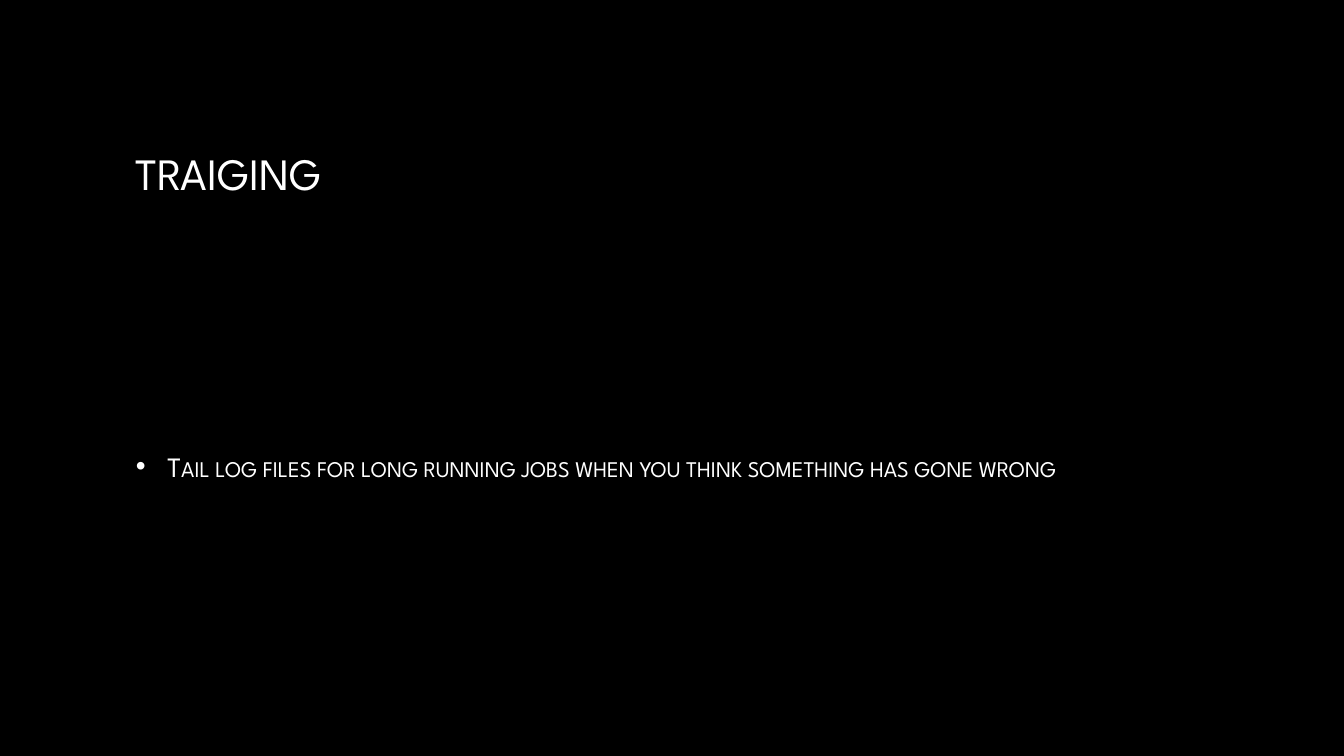
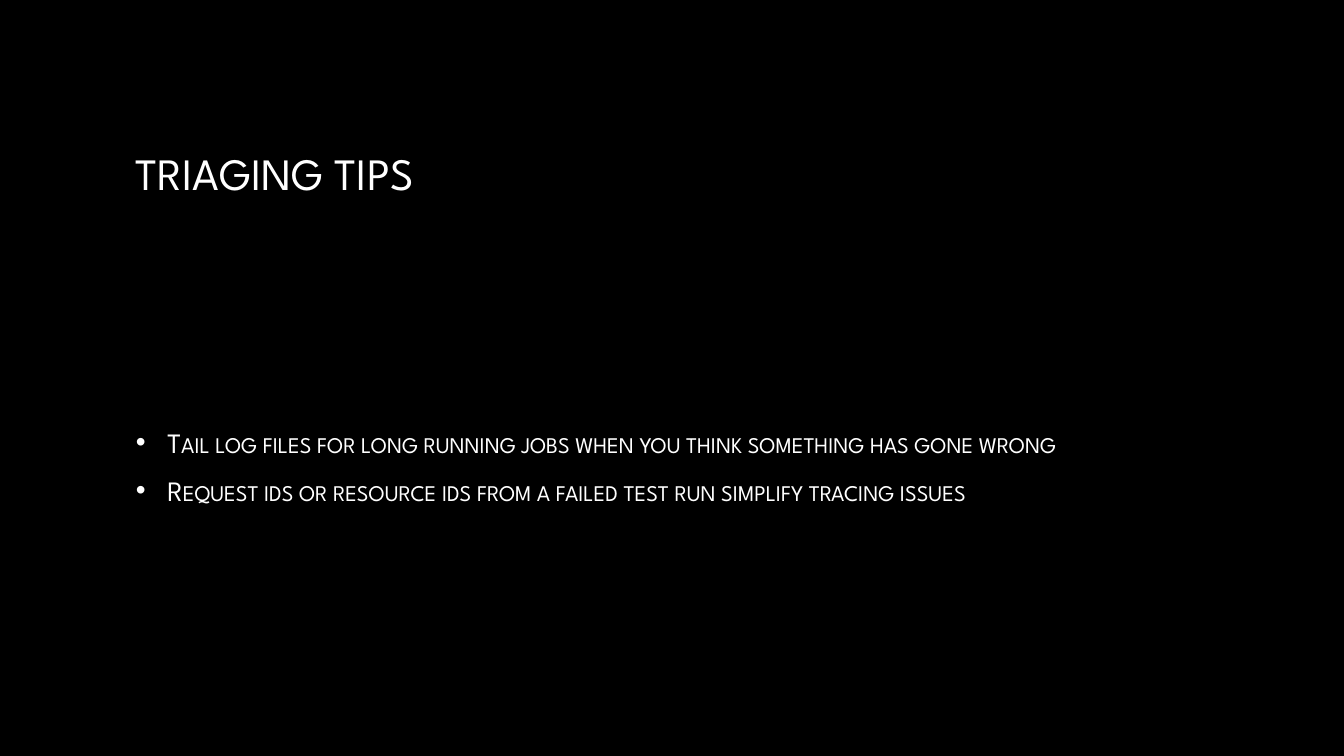
Before and after one commit to dwalleck/opencafe-training, a slide deck: slide 23 of OpenCafeTraining-Part2.pptx (slide 18 before the commit). Drawn at 1344x756 pixels with LibreOffice and Linux fonts; fonts in the diff are those of the drawing; background and template pictures are left out. Boxes give left, top, right and bottom in pixels: in the first picture for what was removed or moved away, otherwise in the second. Text is boxed around its words. In the diff, an @@ line names an element or a change of style, - is before the commit and + after.

```diff
--- a/OpenCafeTraining-Part2.pptx
+++ b/OpenCafeTraining-Part2.pptx
@@ title at (136, 160, 414, 191): text changed @@
-TRAIGING
+TRIAGING TIPS
@@ text at (264, 486, 966, 502): paragraph added @@
+• Request ids or resource ids from a failed test run simplify tracing issues
```
Also in this commit, not shown: 5 other slides changed, 9 slides added, 2 slides removed, 5 other files.
